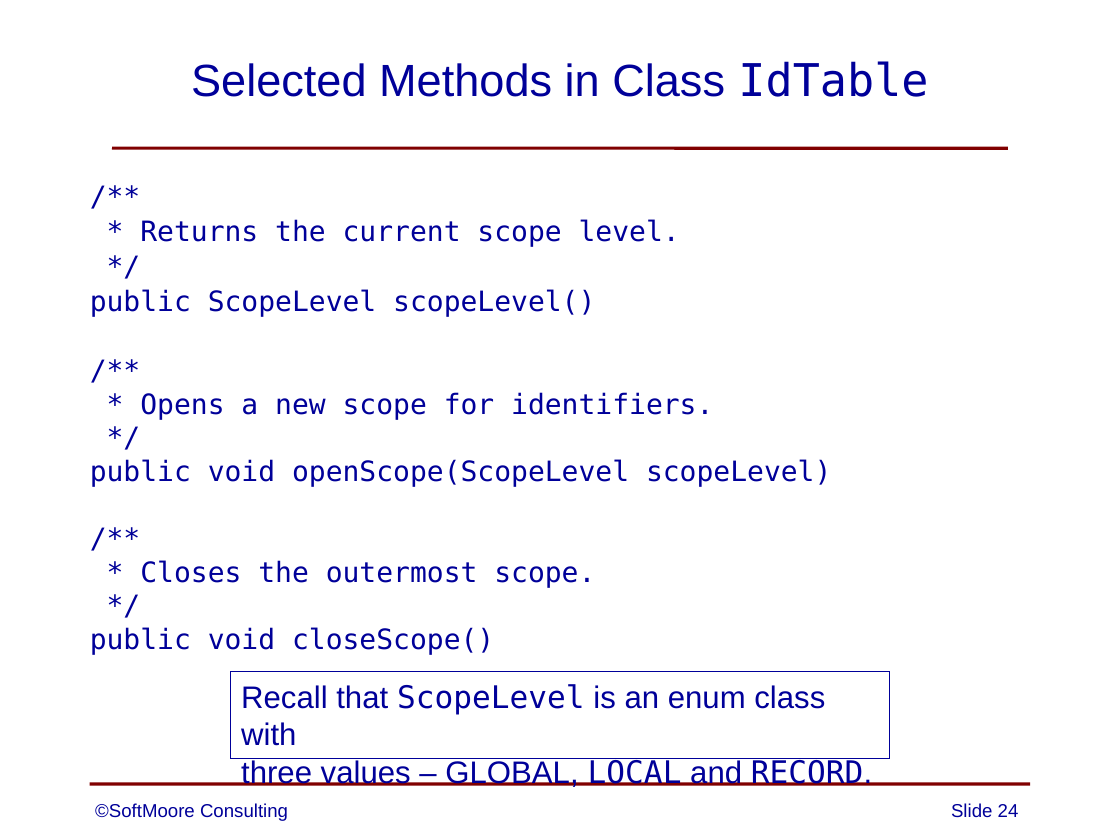
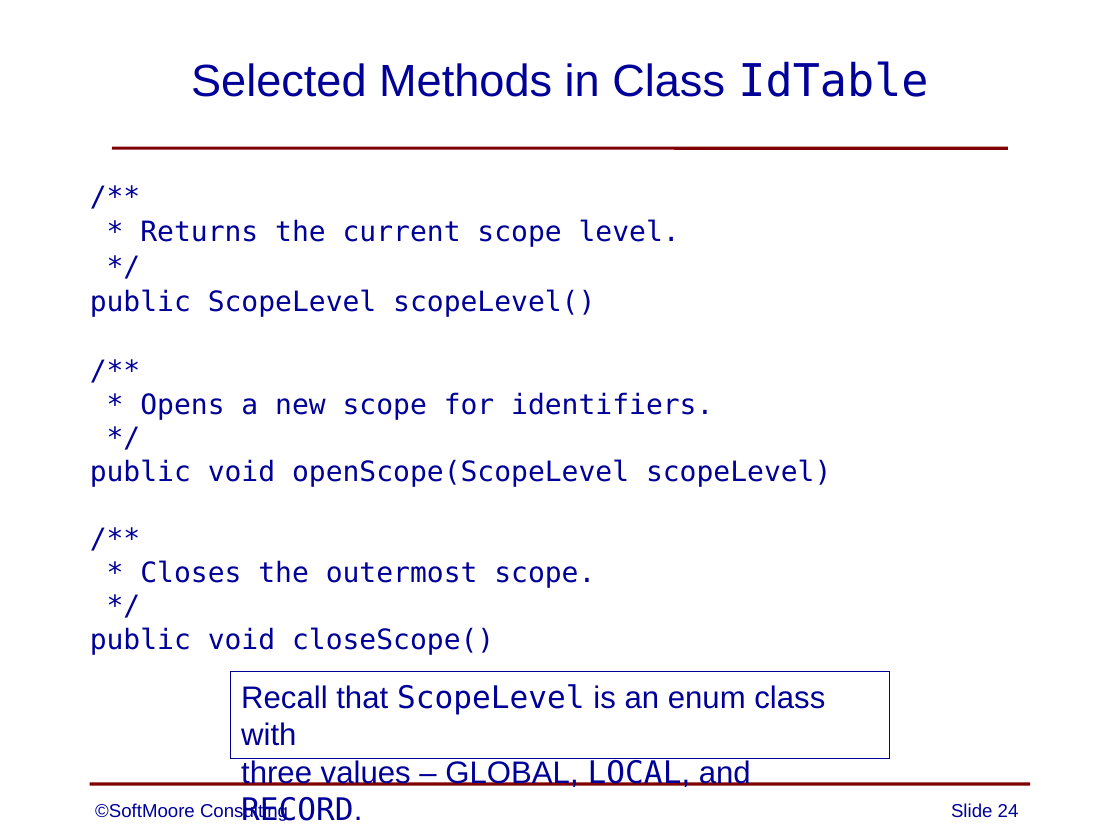
Before and after one commit to SoftMoore/CPRL-Java-4th, a slide deck: slide 24 of PowerPoints/08 - Abstract Syntax Trees.pptx. Drawn at 1120x840 pixels with LibreOffice and Linux fonts; fonts in the diff are those of the drawing. Boxes give left, top, right and bottom in pixels: in the first picture for what was removed or moved away, otherwise in the second. Text is boxed around its words. In the diff, an @@ line names an element or a change of style, - is before the commit and + after.

```diff
--- a/PowerPoints/08 - Abstract Syntax Trees.pptx
+++ b/PowerPoints/08 - Abstract Syntax Trees.pptx
@@ text in rectangle at (x1=241, y1=758, x2=751, y2=821): text changed @@
-three values – GLOBAL, LOCAL and RECORD.
+three values – GLOBAL, LOCAL, and RECORD.
```
Also in this commit, not shown: 6 other slides changed.
